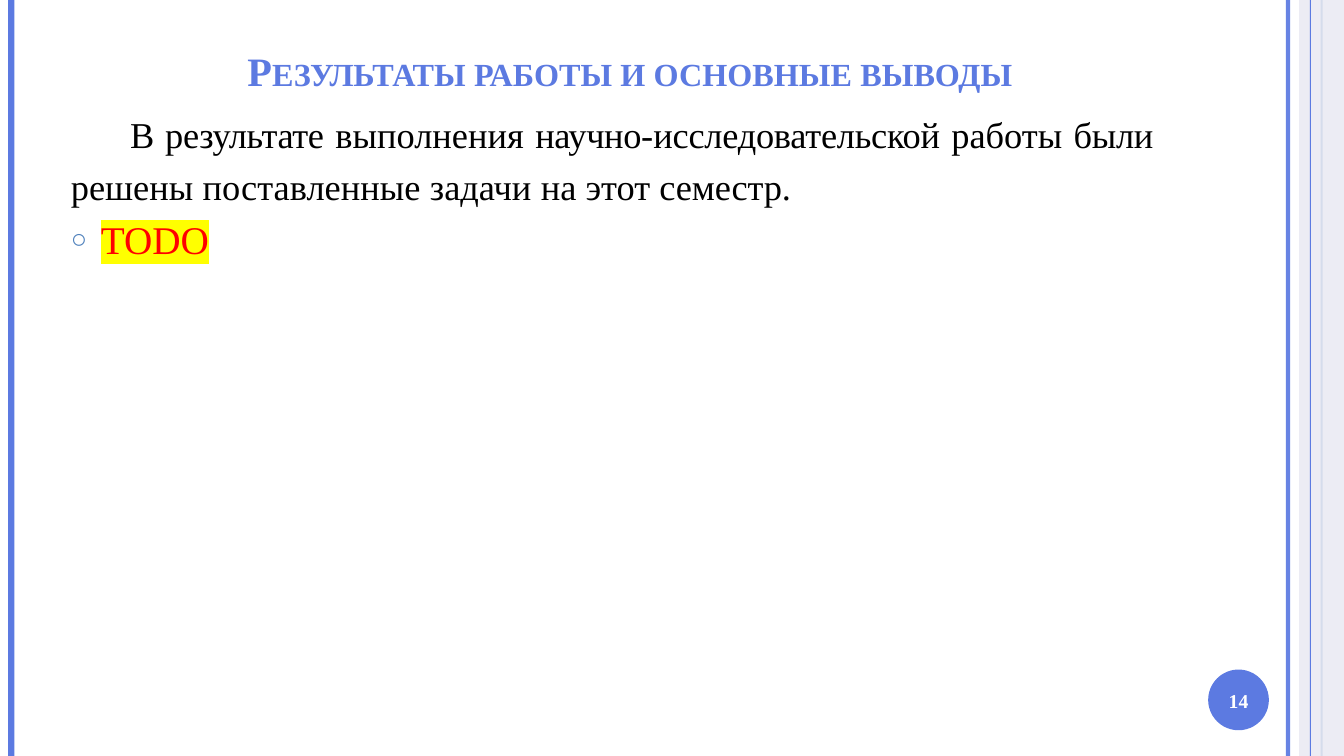
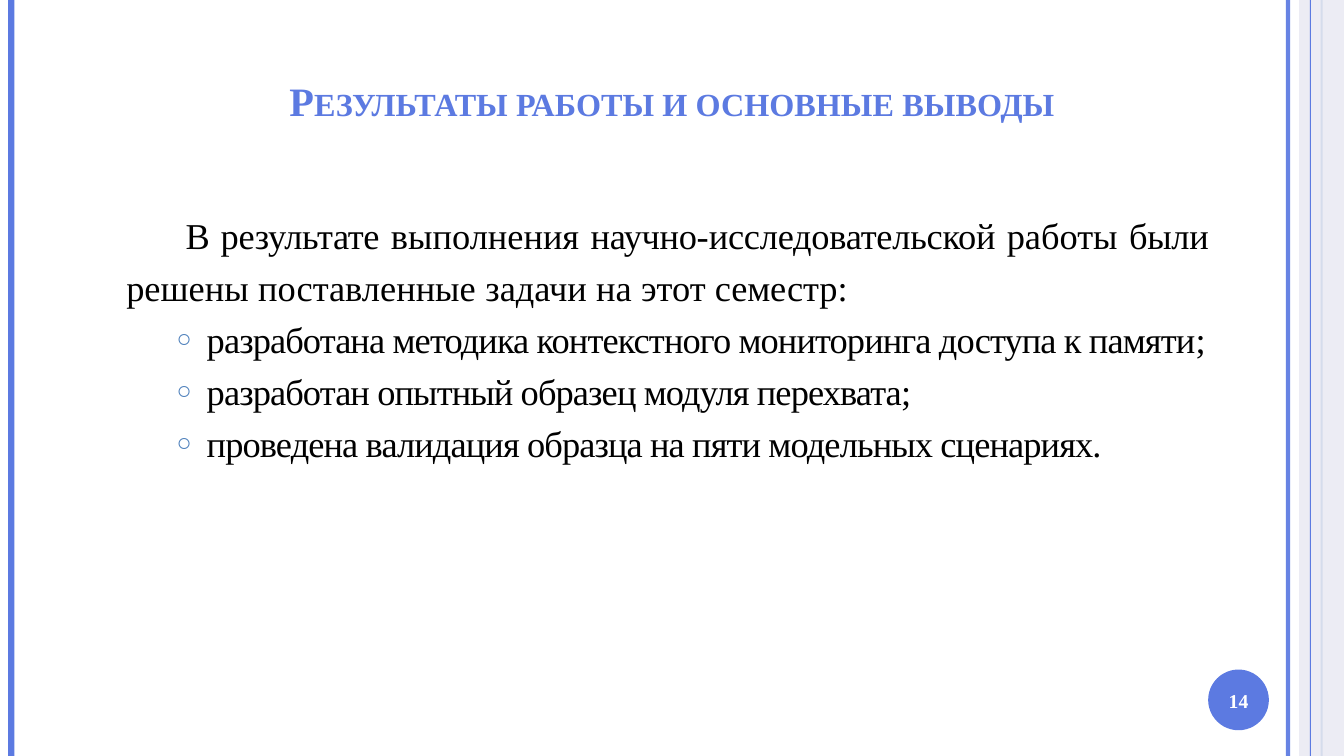
Before and after one commit to HotHeadd/nir_mephi, a slide deck: slide 14 of part2/Презентация.pptx. Drawn at 1344x756 pixels with LibreOffice and Linux fonts; fonts in the diff are those of the drawing; background and template pictures are left out. Boxes give left, top, right and bottom in pixels: in the first picture for what was removed or moved away, otherwise in the second. Text is boxed around its words. In the diff, an @@ line names an element or a change of style, - is before the commit and + after.

```diff
--- a/part2/Презентация.pptx
+++ b/part2/Презентация.pptx
@@ title "Результаты работы и основные выводы": place and size @@
-title "Результаты работы и основные выводы" at bbox=[474, 64, 1012, 93]
+title "Результаты работы и основные выводы" at bbox=[516, 94, 1054, 123]
@@ text at bbox=[126, 223, 1209, 464]: text changed @@
-В результате выполнения научно-исследовательской работы были решены поставленные задачи на этот семестр.
-○ TODO
+В результате выполнения научно-исследовательской работы были решены поставленные задачи на этот семестр:
+  ○ разработана методика контекстного мониторинга доступа к памяти;
+  ○ разработан опытный образец модуля перехвата;
+  ○ проведена валидация образца на пяти модельных сценариях.
```
Also in this commit, not shown: 8 other slides changed, 4 slides added, 2 slides removed, 17 other files.
